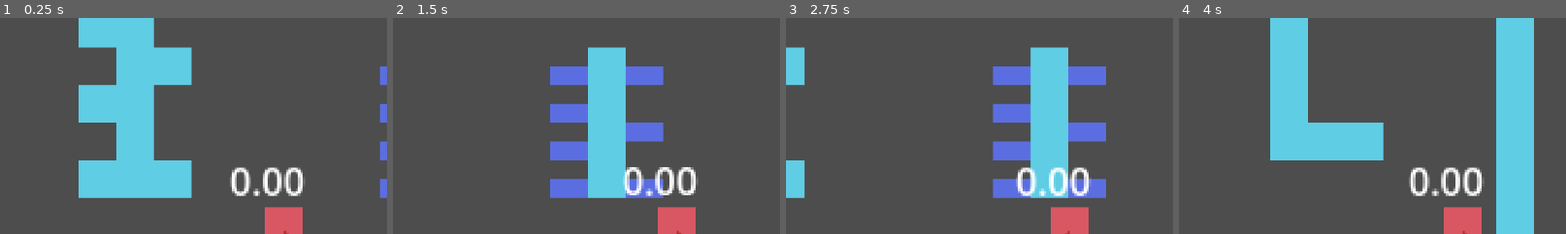
Above: before the commit, frames 1-4 (left to right).
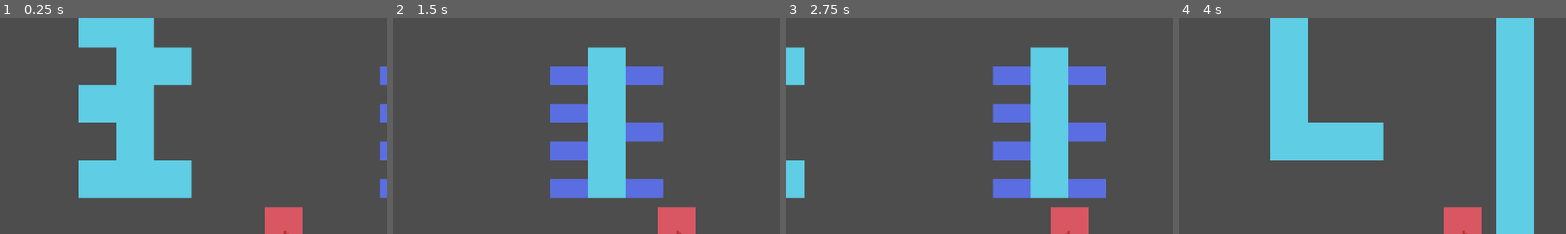
Above: after the commit, the same moments.

Repository: Alfrenzo/TestPlayerController
Game: Godot game, scene res://Scene.tscn
The game is run twice, just before and just after one commit, with the same random seed, the same clock (stepped at 60 frames per second) and the same inputs.
Inputs:
- Up to frame 1 (0.25 s): no input
- Up to frame 2 (1.5 s): tap Enter at 0.5 s; hold Space (jump) 0.53-1.28 s; hold D (move_right) from 0.53 s (still down); tap L (climb) at 1.35 s
- Up to frame 3 (2.75 s): tap Space (jump) at 1.52, 1.55, 1.82 s; release D (move_right) at 2.03 s; hold A (move_left) from 2.03 s (still down); hold Space (jump) from 2.03 s (still down)
- Up to frame 4 (4 s): release A (move_left) at 2.78 s; release Space (jump) at 2.78 s; hold D (move_right) from 2.78 s (still down); tap L (climb) at 2.85 s; tap Space (jump) at 3.02, 3.05, 3.32 s; hold Space (jump) from 3.53 s (still down)
The pictures show only the part of the screen within x 13-63%, y 0-50%; the shares and areas given below are measured in that part.

The runs differ from the first frame. In frame 1, 1.4% of the frame differs, in the area x 59-79%, y 69-83%; in frame 2, 1.4%; in frame 3, 1.4%; in frame 4, 1.4%.

Commit message:
Wall jump is finally working as intended, more testing to see if a buffer is needed

Diff:
--- a/Player.gd
+++ b/Player.gd
@@ -127,7 +127,7 @@
 	var timeSinceJump = (currentTime - jumpStartTime) / 1000.0
 
 	if velocity.y > 0 and state == State.WALL_JUMP_DECLINE: # If player is falling, apply more gravity
-		velocity.y += gravity * (fallMultiplier * 6.0) * delta
+		velocity.y += gravity * (fallMultiplier) * delta
 
 	elif velocity.y > 0: # If player is falling, apply more gravity
 		velocity.y += gravity * fallMultiplier * delta
@@ -154,7 +154,7 @@
 					facingDir = wallJumpDir
 					velocity.x = facingDir * speed * delta
 					state = State.WALL_JUMPING
-					wallJumpPauseTimer.wait_time = wallJumpPauseTime
+					#wallJumpPauseTimer.wait_time = wallJumpPauseTime
 					wallJumpPauseTimer.start()
 					wall_bounce_jump()
 					return
@@ -163,7 +163,7 @@
 					facingDir = wallJumpDir
 					velocity.x = facingDir * speed * delta
 					state = State.WALL_JUMPING
-					wallJumpPauseTimer.wait_time = wallJumpPauseTime
+					#wallJumpPauseTimer.wait_time = wallJumpPauseTime
 					wallJumpPauseTimer.start()
 					wall_bounce_jump()
 					return
@@ -253,11 +253,12 @@
 		return
 
 	if hor_dir:
-		velocity.x = hor_dir * speed * delta
+		if state != State.WALL_JUMP_DECLINE:
+			velocity.x = hor_dir * speed * delta
+		else:
+			velocity.x = velocity.lerp(Vector2(hor_dir * speed * delta, velocity.y), 0.1).x
+
 		facingDir = hor_dir
-
-		if state == State.WALL_JUMP_DECLINE:
-			velocity.x = velocity.lerp(Vector2.ZERO, 0.4).x
 	else:
 		if state == State.WALL_JUMPING and hor_dir != wallJumpDir:
 			return
--- a/Player.tscn
+++ b/Player.tscn
@@ -132,6 +132,7 @@
 texture = ExtResource("2_nwh2l")
 
 [node name="TimerText" type="RichTextLabel" parent="."]
+visible = false
 offset_left = -23.0
 offset_top = -35.0
 offset_right = 24.0
